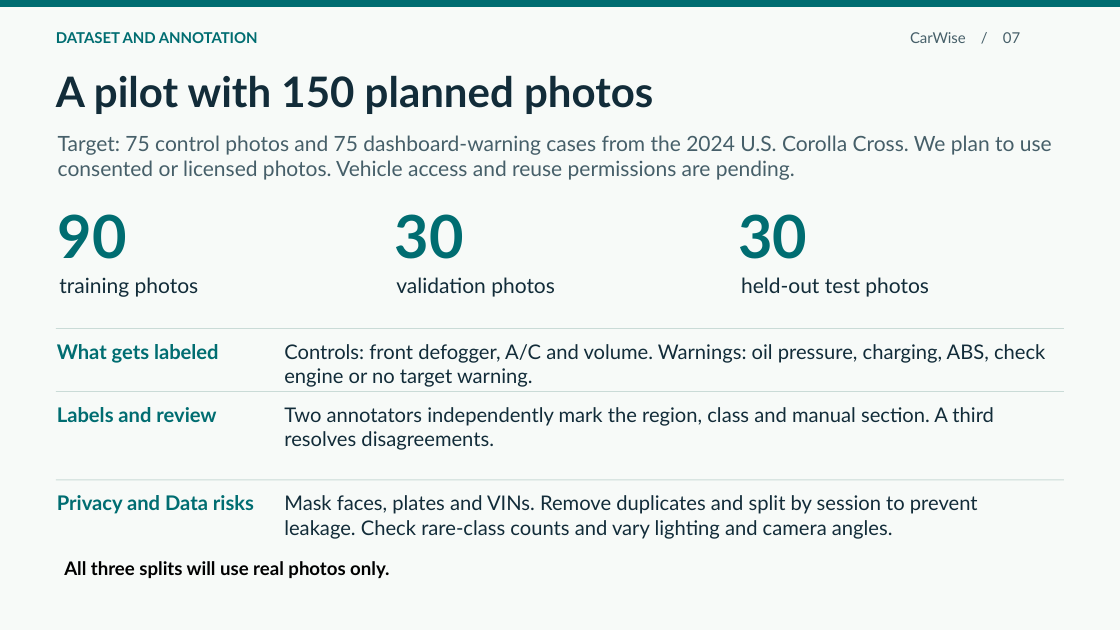
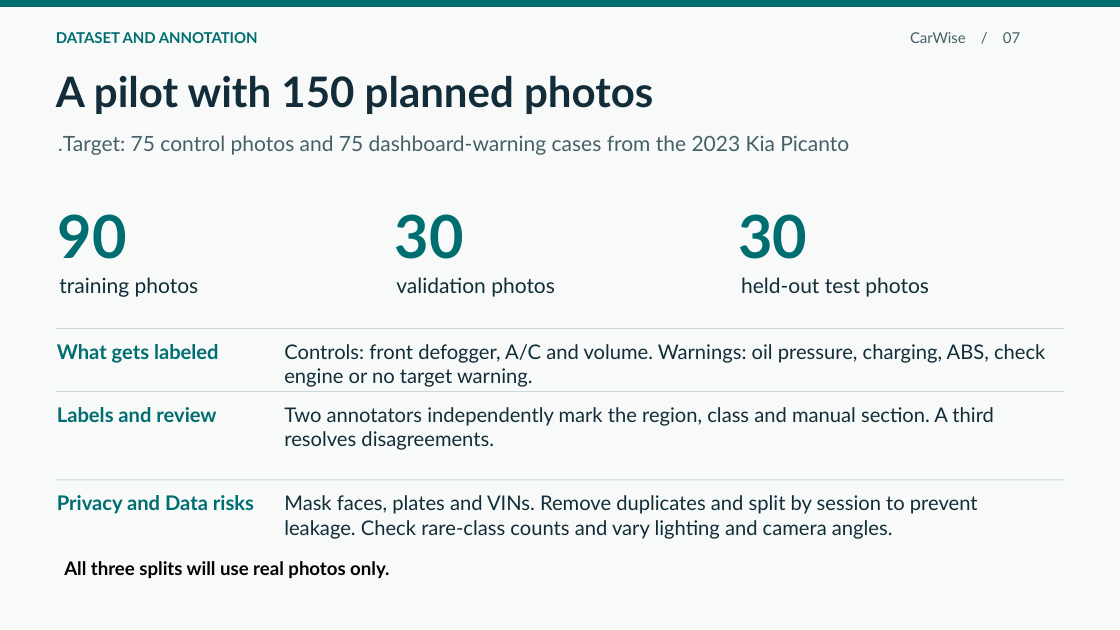
Before and after one commit to ronylevy32/CarWise-GenAI, a slide deck: slide 7 of slides/CarWise_proposal.pptx. Drawn at 1120x630 pixels with LibreOffice and Linux fonts; fonts in the diff are those of the drawing. Boxes give left, top, right and bottom in pixels: in the first picture for what was removed or moved away, otherwise in the second. Text is boxed around its words. In the diff, an @@ line names an element or a change of style, - is before the commit and + after.

```diff
--- a/slides/CarWise_proposal.pptx
+++ b/slides/CarWise_proposal.pptx
@@ text at [63, 135, 849, 155]: text changed @@
-Target: 75 control photos and 75 dashboard-warning cases from the 2024 U.S. Corolla Cross. We plan to use consented or licensed photos. Vehicle access and reuse permissions are pending.
+Target: 75 control photos and 75 dashboard-warning cases from the 2023 Kia Picanto.
```
Also in this commit, not shown: 2 other slides changed.
